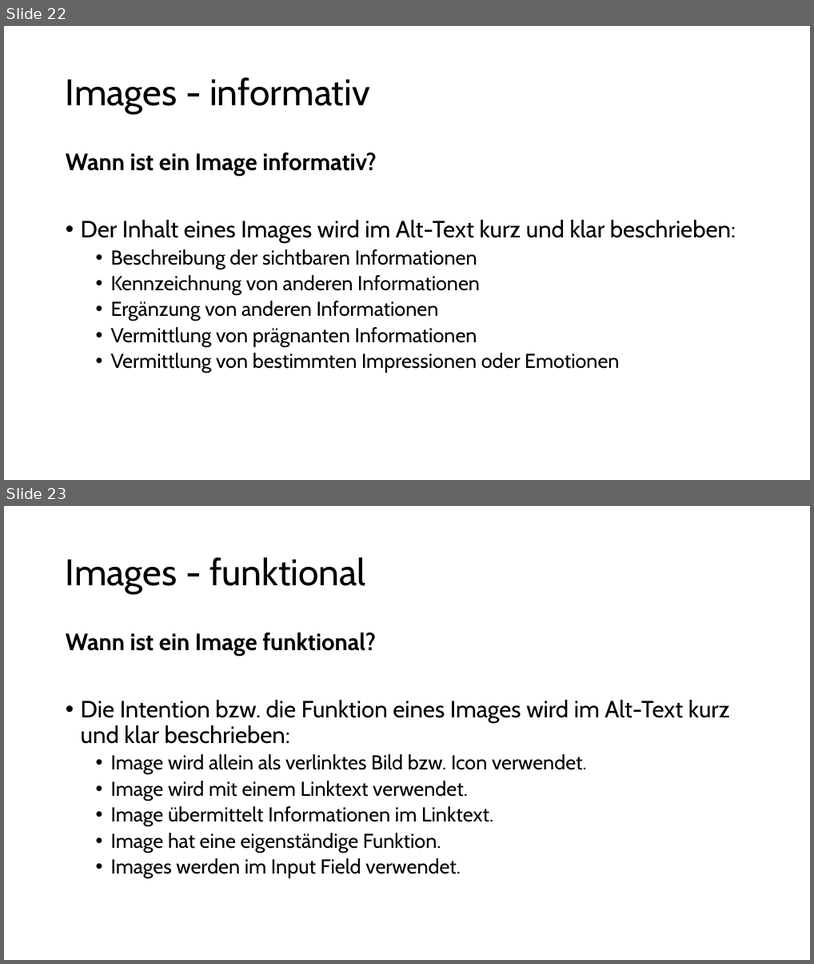
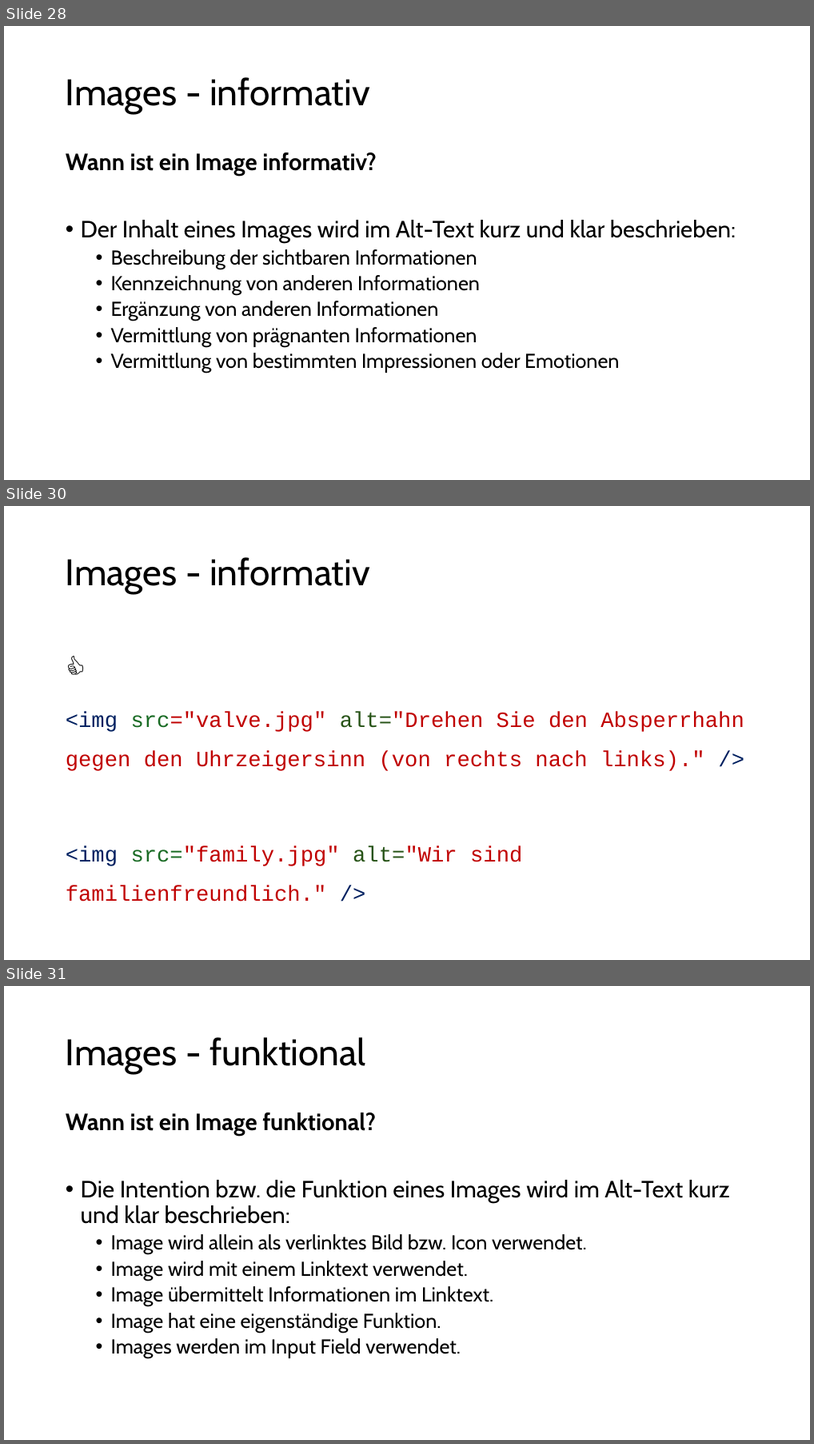
Before and after one commit to aykut-rocks/web-frontend-accessibility-training, a slide deck: Web-Frontend-Accessibility-03.pptx. Shown one above the other, each under a label of ours: slides 22 and 23 before the commit, slides 28, 30 and 31 after it; the slides between them are not shown. The pictures are 814x964 and 814x1444 pixels, drawn with LibreOffice and Linux fonts; fonts in the diff are those of the drawing. Boxes give left, top, right and bottom in pixels: in the first picture for what was removed or moved away, otherwise in the second. Text is boxed around its words. In the diff, an @@ line names an element or a change of style, - is before the commit and + after.

```diff
--- a/Web-Frontend-Accessibility-03.pptx
+++ b/Web-Frontend-Accessibility-03.pptx
@@ slide 30 added at (x1=4, y1=506, x2=810, y2=960), background #FFFFFF @@
@@ title added at (x1=66, y1=557, x2=370, y2=594), 44 pt, text #000000 @@
+Images - informativ
@@ text added at (x1=66, y1=712, x2=745, y2=901), 25.9 pt, text #C00000 @@
+👍
+<img src="valve.jpg" alt="Drehen Sie den Absperrhahn gegen den Uhrzeigersinn (von rechts nach links)." />
+<img src="family.jpg" alt="Wir sind familienfreundlich." />
@@ what was slide 22 is now slide 28 @@
@@ what was slide 23 is now slide 31 @@
```
Also in this commit, not shown: 8 slides changed, 12 other slides added.
